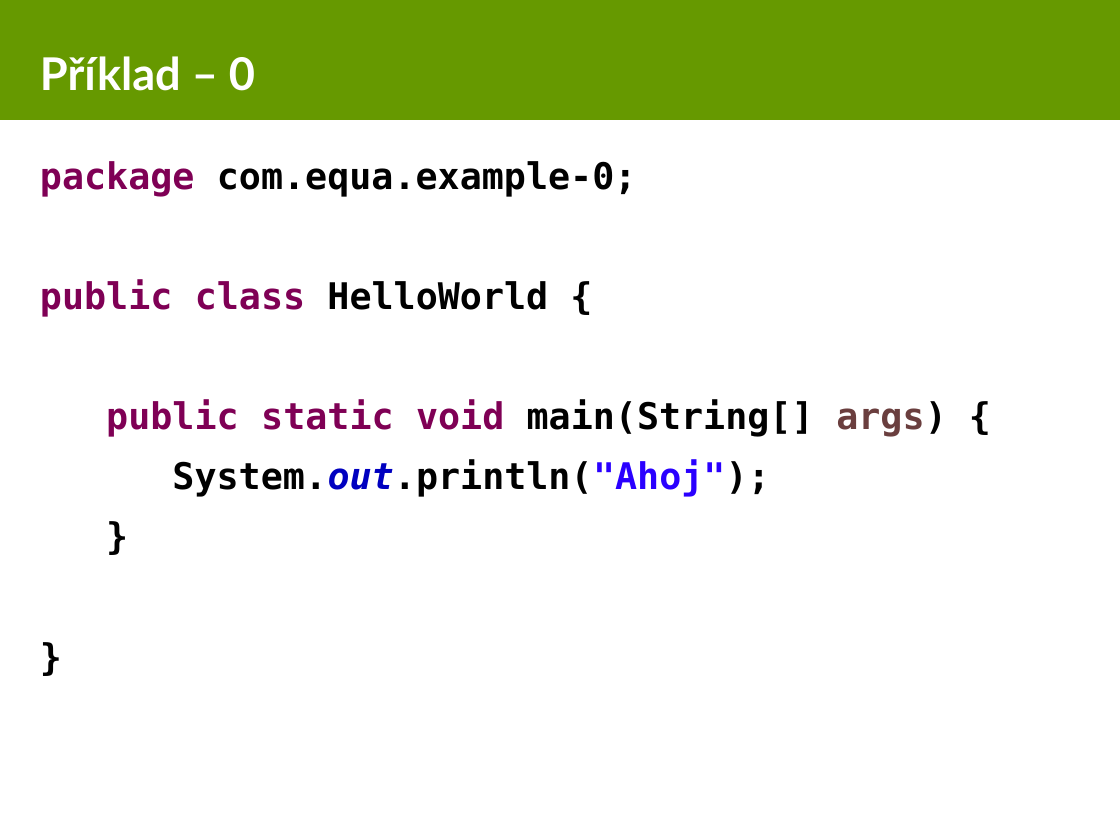
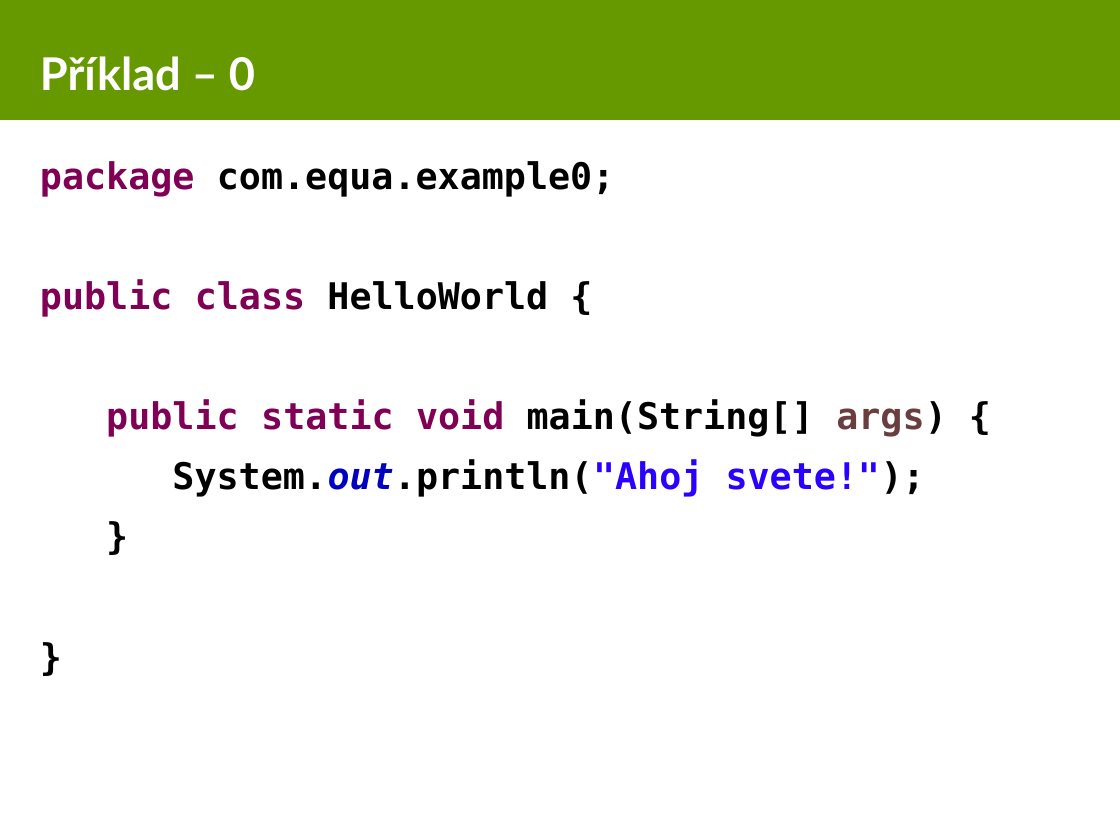
Before and after one commit to equabank/java-skoleni, a slide deck: slide 5 of doc/prez.odp. Drawn at 1120x840 pixels with LibreOffice and Linux fonts; fonts in the diff are those of the drawing. Boxes give left, top, right and bottom in pixels: in the first picture for what was removed or moved away, otherwise in the second. Text is boxed around its words. In the diff, an @@ line names an element or a change of style, - is before the commit and + after.

Commit message:
example 0 was added

```diff
--- a/doc/prez.odp
+++ b/doc/prez.odp
@@ text at (x1=40, y1=161, x2=614, y2=197): text changed @@
-package com.equa.example-0;
+package com.equa.example0;
@@ text at (x1=172, y1=460, x2=925, y2=497): text changed @@
-System.out.println("Ahoj");
+System.out.println("Ahoj svete!");
```
Also in this commit, not shown: 2 other slides changed, 2 other files.
